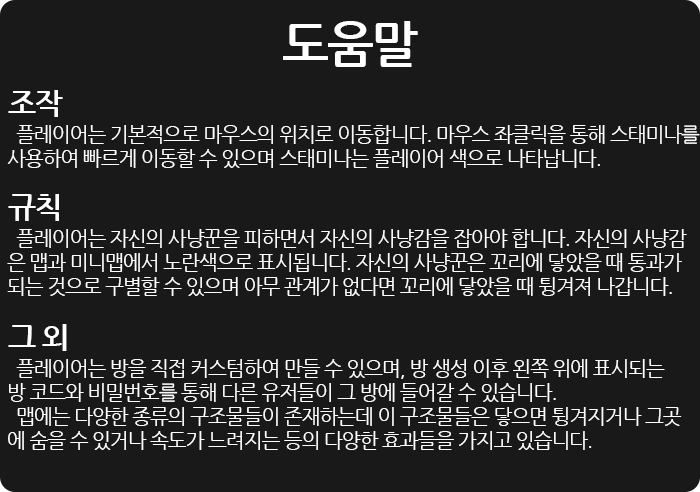
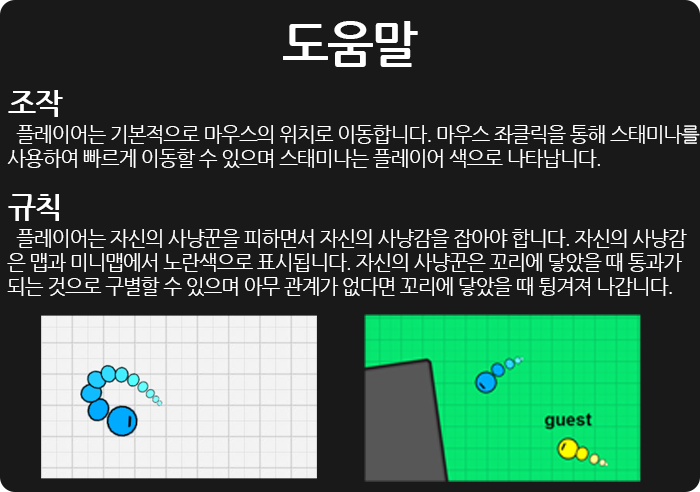
Layers edited between the first and the second (700, 492) image:
removed layer "플레이어는 방을 직접 커스텀하여 만들 수 있으며, 방 생성 이후 왼쪽 위에 표시되는 방 코드와 비밀번호를 통해" over left=8, top=359, right=682, bottom=450
removed layer "그 외" over left=8, top=324, right=67, bottom=351
added layer "레이어 2" above "레이어 1" over left=364, top=314, right=642, bottom=482
added layer "레이어 1" above "플레이어는 자신의 사냥꾼을 피하면서 자신의 사냥감을 잡아야 합니다. 자신의 사냥감 은 맵과 미니맵에서 노란색으" over left=41, top=315, right=317, bottom=479
